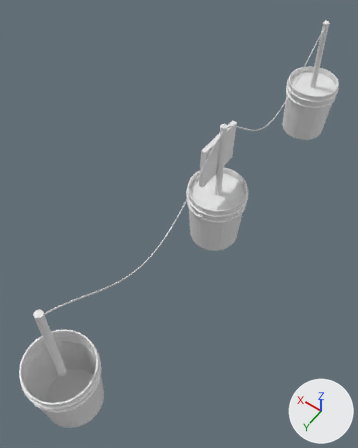
A saved change to the Blender file Blender/Bucket.blend.
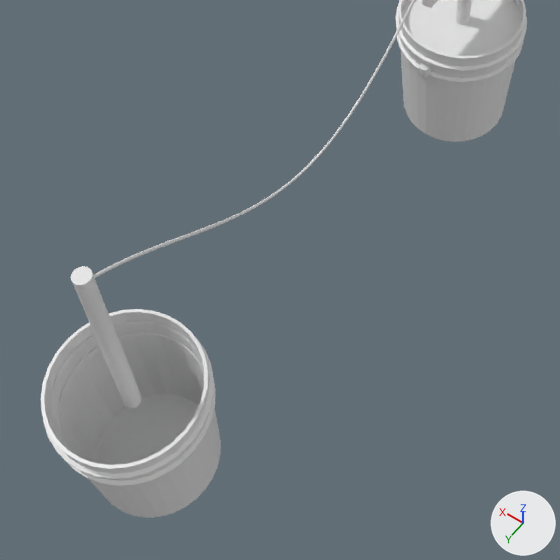
Old and new are each drawn whole from a 50 mm camera at (-6.2, 11.21, 16.83) aimed at (0.51, 1.82, 2.06) and again close up on the part from 0% to 74% of the width and 41% to 100% of the height. Lighting does not change. The marker at lower right points along +X, +Y and +Z. Materials are left out; every surface is plain grey.
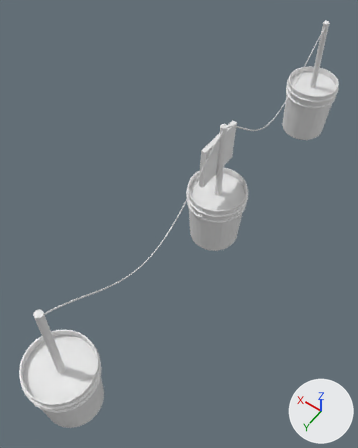
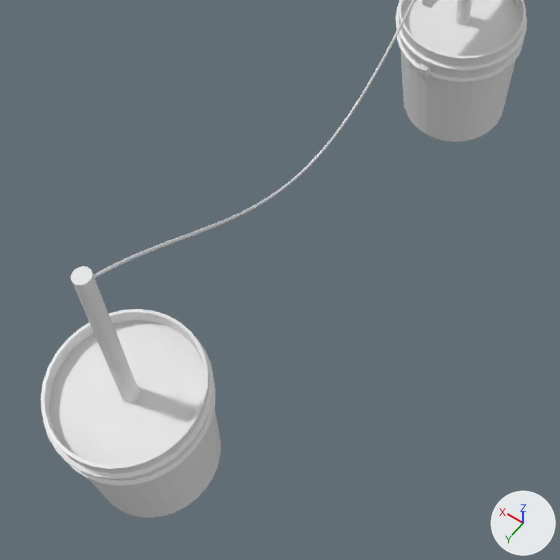
Pixel boxes (x1, y1, x2, y2) of what changed, in the close-ups (560 x 560 px):
'Cylinder.008', added
    after: (45, 320, 204, 478)

Patch to the scene script:
```diff
--- a/Blender/Bucket.blend.py
+++ b/Blender/Bucket.blend.py
@@ me_cylinder_002 @@
+me_cylinder_002.from_pydata(...)  # 610 vertices, 640 faces; spans x -1.0..1.0, y -1.0..1.0, z -1.0..1.0
@@ ob_cylinder_008 @@
+ob_cylinder_008 = bpy.data.objects.new('Cylinder.008', me_cylinder_002)
+ob_cylinder_008.location = (0.0, 8.62, 2.47)
+ob_cylinder_008.scale = (1.17, 1.17, -0.0298)
```
